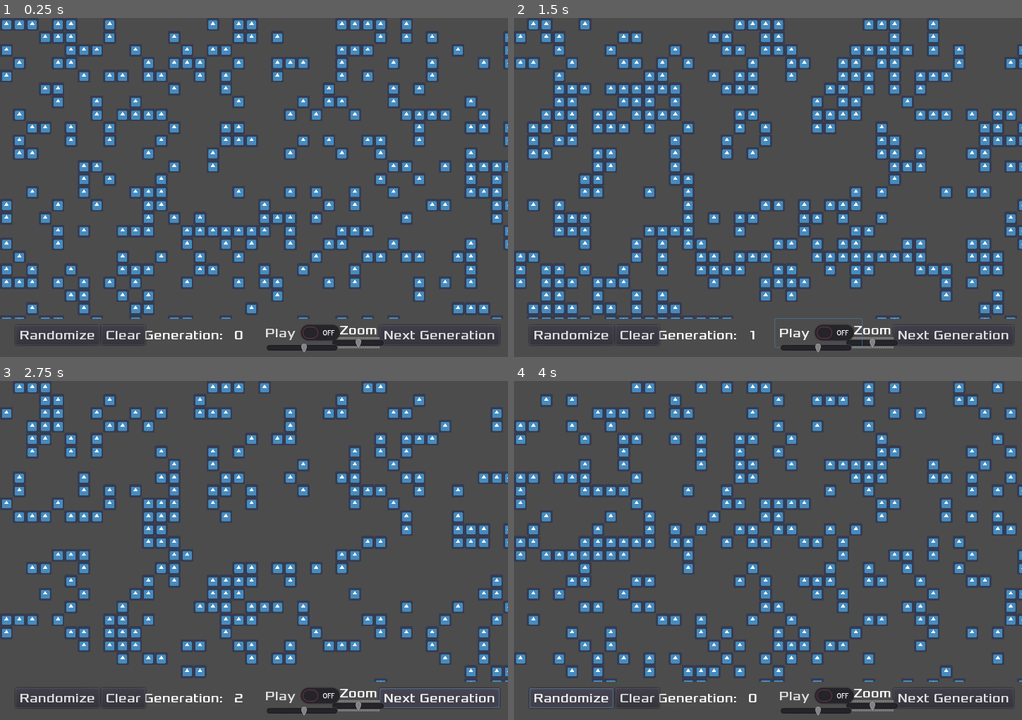
Above: before the commit, frames 1-4 (two rows, left to right).
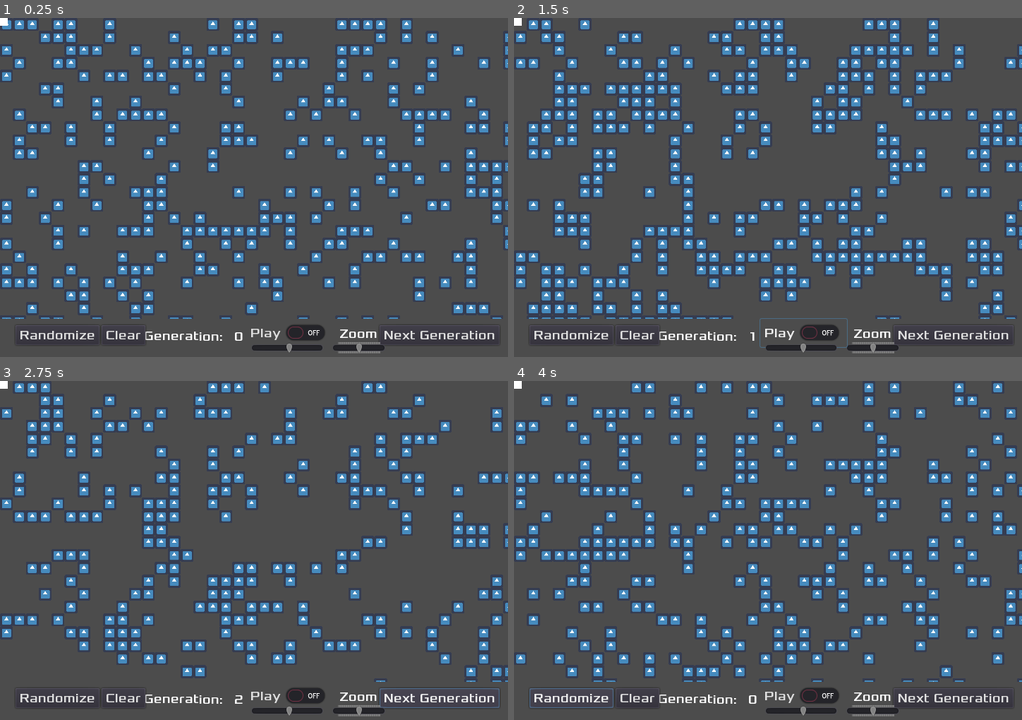
Above: after the commit, the same moments.

Repository: albertomsp/godot-game-of-life
Game: Godot game, scene res://src/Main.tscn
The game is run twice, just before and just after one commit, with the same random seed, the same clock (stepped at 60 frames per second) and the same inputs. The engine's default icon, where the game draws it, is replaced by a stand-in: a white triangle on a blue panel in a dark square.
Inputs:
- Up to frame 1 (0.25 s): no input
- Up to frame 2 (1.5 s): click "Play" at 0.5 s; click "Play" at 1.25 s
- Up to frame 3 (2.75 s): click "Next Generation" at 2 s
- Up to frame 4 (4 s): click "Next Generation" at 2.75 s; click "Randomize" at 3.5 s

The runs differ from the first frame. In frame 1, 1.2% of the frame differs, in the area x 0-76%, y 0-99%; in frame 2, 1.3%; in frame 3, 1.2%; in frame 4, 1.2%.

Commit message:
better ui alignement

Diff:
--- a/src/HUD.tscn
+++ b/src/HUD.tscn
@@ -51,9 +51,9 @@
 
 [node name="GenerationCounter" type="Label" parent="."]
 anchor_left = 0.47
-anchor_top = 0.955
-anchor_right = 0.47
-anchor_bottom = 0.955
+anchor_top = 0.958
+anchor_right = 0.472778
+anchor_bottom = 0.959167
 margin_left = -5.89218
 margin_top = -20.0
 margin_right = 5.10782
@@ -97,9 +97,9 @@
 
 [node name="ZoomLabel" type="Label" parent="."]
 anchor_left = 0.75
-anchor_top = 0.95
+anchor_top = 0.96
 anchor_right = 0.75
-anchor_bottom = 0.95
+anchor_bottom = 0.97
 margin_left = -59.0
 margin_top = -24.8
 margin_right = -13.0
@@ -112,10 +112,10 @@
 }
 
 [node name="ZoomSlider" type="HSlider" parent="ZoomLabel"]
-margin_left = 64.286
-margin_top = 20.6052
-margin_right = 140.286
-margin_bottom = 36.6052
+margin_left = 65.1841
+margin_top = 22.551
+margin_right = 141.184
+margin_bottom = 38.551
 rect_scale = Vector2( -1, 1 )
 min_value = 1.0
 max_value = 6.0
@@ -128,9 +128,9 @@
 }
 
 [node name="PlayButton" type="CheckButton" parent="."]
-anchor_left = 0.6
+anchor_left = 0.57
 anchor_top = 0.97
-anchor_right = 0.6
+anchor_right = 0.57
 anchor_bottom = 0.97
 margin_left = -61.7357
 margin_top = -40.0
--- a/src/Main.tscn
+++ b/src/Main.tscn
@@ -38,6 +38,13 @@
 
 [node name="GenerationTimer" type="Timer" parent="Board"]
 wait_time = 0.5
+
+[node name="ColorRect" type="ColorRect" parent="Board"]
+margin_right = 40.0
+margin_bottom = 40.0
+__meta__ = {
+"_edit_use_anchors_": false
+}
 [connection signal="clear_matrix" from="Board/HUD" to="Board" method="clear_matrix"]
 [connection signal="next_generation" from="Board/HUD" to="Board" method="update_next_generation"]
 [connection signal="next_generation_speed" from="Board/HUD" to="Board" method="update_generation_speed"]
